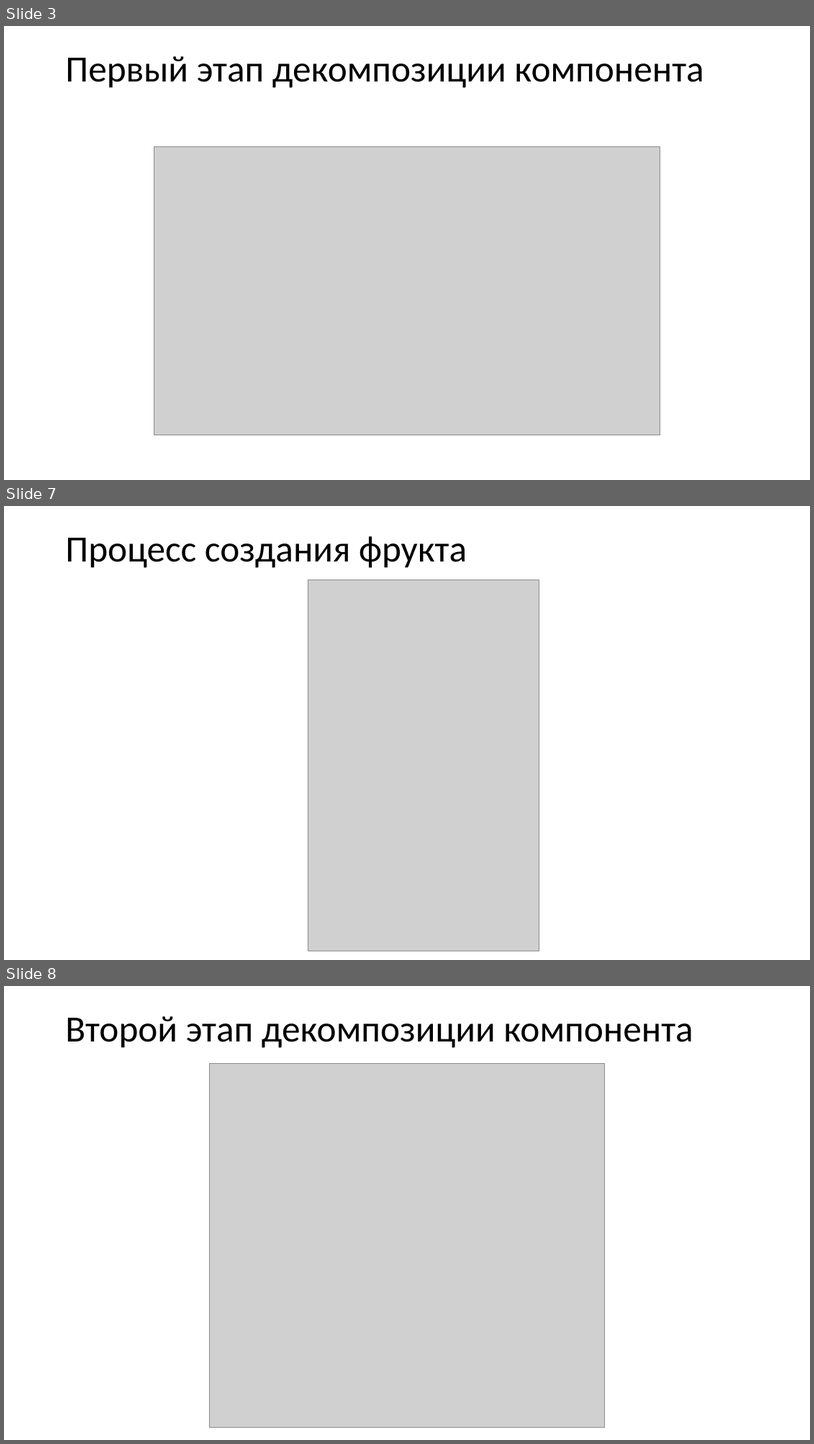
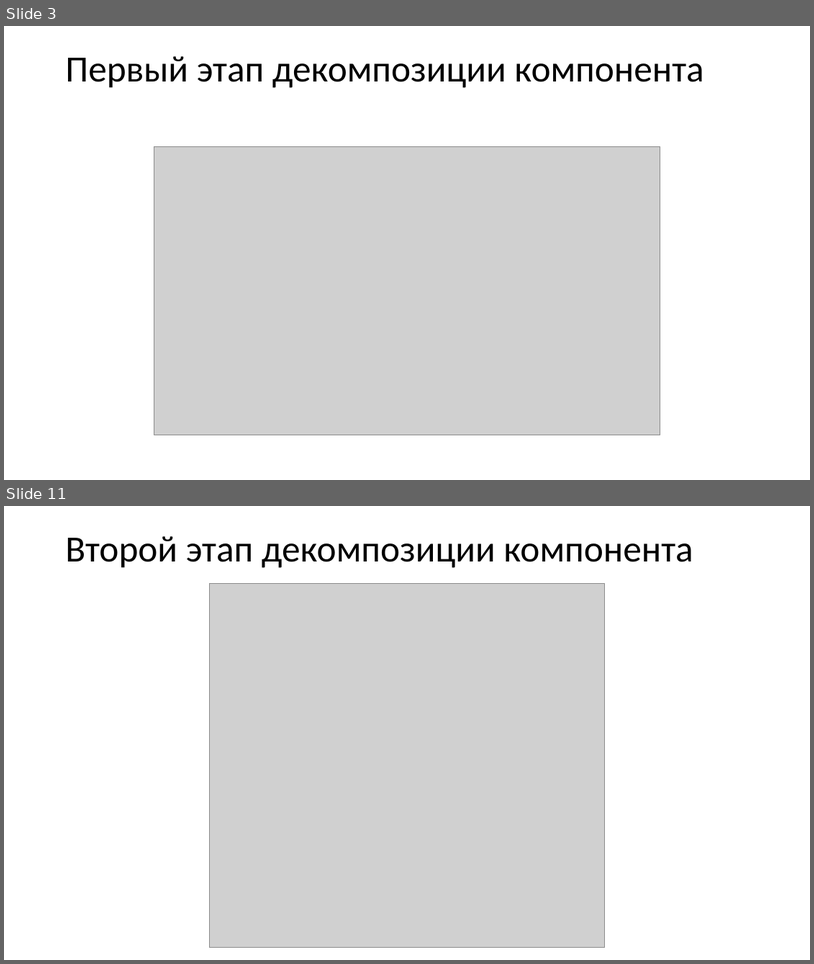
Before and after one commit to 1NiKuz1/snake, a slide deck: выступление/Презентация к курсовому проекту.pptx. Shown one above the other, each under a label of ours: slides 3, 7 and 8 before the commit, slides 3 and 11 after it; the slides between them are not shown. The pictures are 814x1444 and 814x964 pixels, drawn with LibreOffice and Linux fonts; fonts in the diff are those of the drawing; grey boxes stand for pictures. Boxes give left, top, right and bottom in pixels: in the first picture for what was removed or moved away, otherwise in the second. Text is boxed around its words. In the diff, an @@ line names an element or a change of style, - is before the commit and + after.

```diff
--- a/выступление/Презентация к курсовому проекту.pptx
+++ b/выступление/Презентация к курсовому проекту.pptx
@@ slide 7 removed at [4, 506, 810, 960], background #FFFFFF @@
@@ title removed at [65, 536, 467, 568] @@
-Процесс создания фрукта
@@ picture removed at [308, 580, 540, 951] @@
@@ what was slide 8 is now slide 11 @@
```
Also in this commit, not shown: 1 slide changed, 6 slides added, 3 other slides removed, 28 other files.
